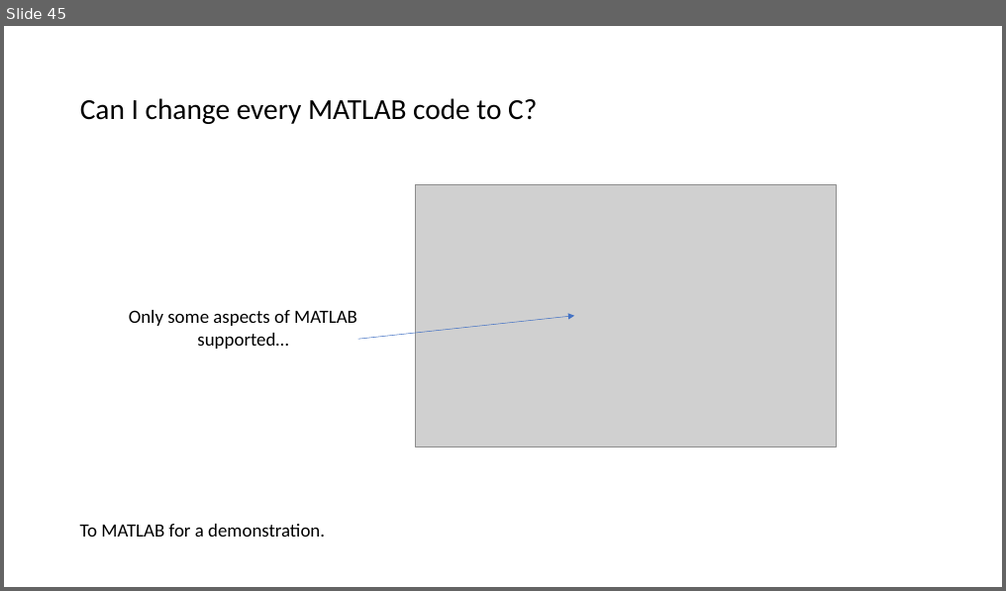
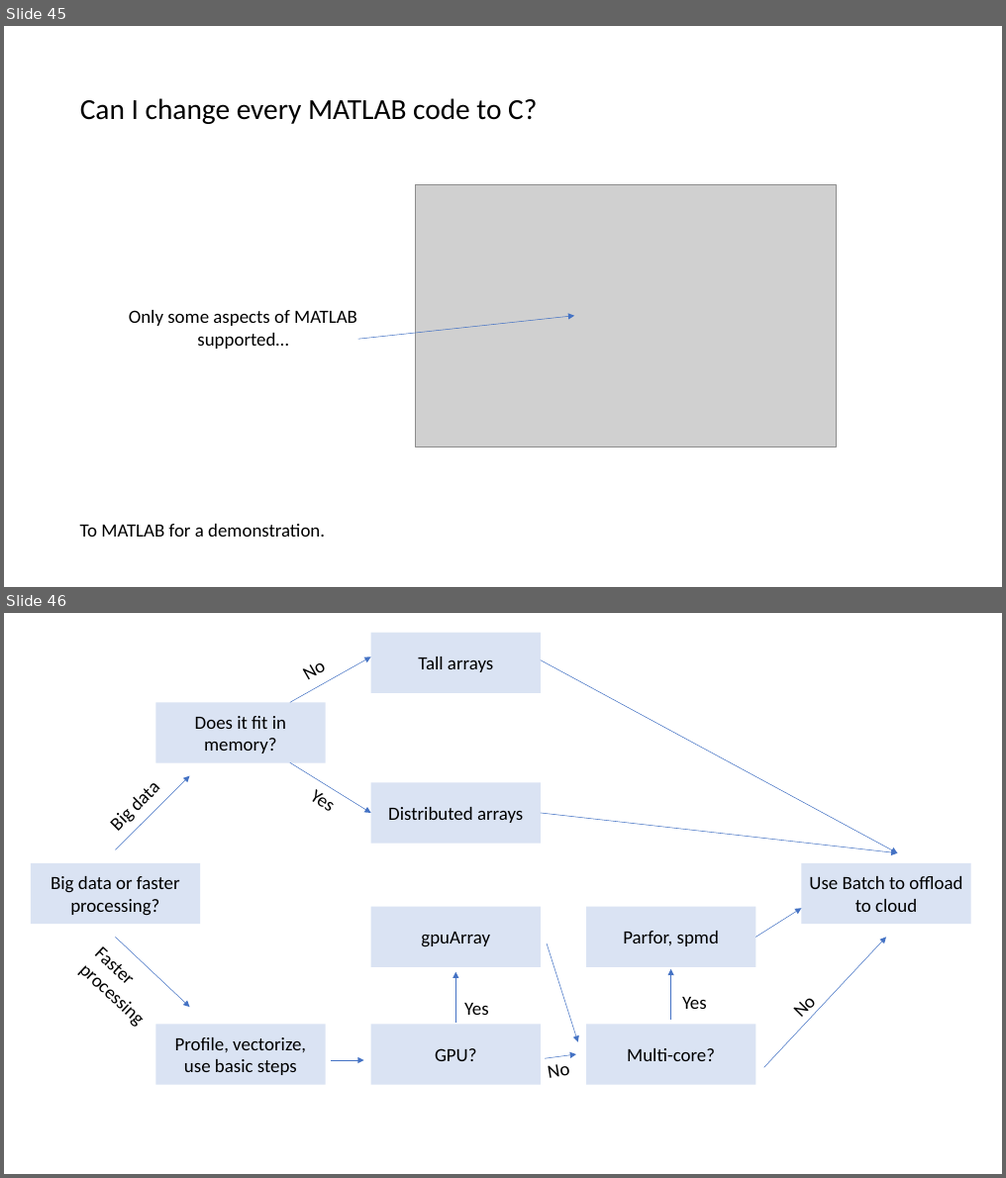
Before and after one commit to viveksgr/MATLAB_workshop, a slide deck: Advanced MATLAB Workshop.pptx. Shown one above the other, each under a label of ours: slide 45 before the commit, slides 45 and 46 after it. The pictures are 1006x591 and 1006x1178 pixels, drawn with LibreOffice and Linux fonts; fonts in the diff are those of the drawing; grey boxes stand for pictures. Boxes give left, top, right and bottom in pixels: in the first picture for what was removed or moved away, otherwise in the second. Text is boxed around its words. In the diff, an @@ line names an element or a change of style, - is before the commit and + after.

```diff
--- a/Advanced MATLAB Workshop.pptx
+++ b/Advanced MATLAB Workshop.pptx
@@ slide 46 added at (4, 613, 1002, 1174), background #FFFFFF @@
@@ rectangle added at (371, 633, 541, 693), fill #DAE3F3, 18 pt, text #000000 @@
+Tall arrays
@@ arrow added from (290, 703) to (371, 658), #4472C4 0.5 pt @@
@@ text added at (308, 663, 327, 685), 18 pt, text #000000 @@
+No
@@ arrow added from (541, 661) to (898, 854), #4472C4 0.5 pt @@
@@ rectangle added at (156, 703, 326, 763), fill #DAE3F3, 18 pt, text #000000 @@
+Does it fit in memory?
@@ arrow added from (116, 851) to (190, 776), #4472C4 0.5 pt @@
@@ arrow added from (290, 762) to (371, 813), #4472C4 0.5 pt @@
@@ text added at (299, 776, 387, 850), 18 pt, text #000000 @@
+Yes
@@ rectangle added at (371, 783, 541, 844), fill #DAE3F3, 18 pt, text #000000 @@
+Distributed arrays
@@ arrow added from (541, 813) to (898, 854), #4472C4 0.5 pt @@
@@ rectangle added at (30, 863, 200, 924), fill #DAE3F3, 18 pt, text #000000 @@
+Big data or faster processing?
@@ text added at (51, 876, 112, 893), 18 pt, text #000000 @@
+Big data
@@ rectangle added at (801, 863, 971, 924), fill #DAE3F3, 18 pt, text #000000 @@
+Use Batch to offload to cloud
@@ rectangle added at (371, 907, 541, 967), fill #DAE3F3, 18 pt, text #000000 @@
+gpuArray
@@ rectangle added at (586, 907, 756, 967), fill #DAE3F3, 18 pt, text #000000 @@
+Parfor, spmd
@@ arrow added from (755, 937) to (801, 908), #4472C4 0.5 pt @@
@@ text added at (67, 934, 179, 1043), 18 pt, text #000000 @@
+Faster processing
@@ arrow added from (116, 937) to (190, 1008), #4472C4 0.5 pt @@
@@ arrow added from (764, 1068) to (887, 937), #4472C4 0.5 pt @@
@@ arrow added from (547, 944) to (578, 1043), #4472C4 0.5 pt @@
@@ arrow added from (456, 1023) to (456, 972), #4472C4 0.5 pt @@
@@ arrow added from (671, 1020) to (671, 969), #4472C4 0.5 pt @@
@@ text added at (682, 997, 707, 1009), 18 pt, text #000000 @@
+Yes
@@ rectangle added at (156, 1024, 326, 1084), fill #DAE3F3, 18 pt, text #000000 @@
+Profile, vectorize, use basic steps
@@ rectangle added at (371, 1024, 541, 1084), fill #DAE3F3, 18 pt, text #000000 @@
+GPU?
@@ text added at (464, 1003, 489, 1015), 18 pt, text #000000 @@
+Yes
@@ rectangle added at (586, 1024, 756, 1084), fill #DAE3F3, 18 pt, text #000000 @@
+Multi-core?
@@ text added at (783, 1004, 815, 1019), 18 pt, text #000000 @@
+No
@@ arrow added from (545, 1059) to (576, 1055), #4472C4 0.5 pt @@
@@ arrow added from (331, 1060) to (364, 1060), #4472C4 0.5 pt @@
@@ text added at (548, 1064, 570, 1078), 18 pt, text #000000 @@
+No
```
Also in this commit, not shown: 1 slide changed.
